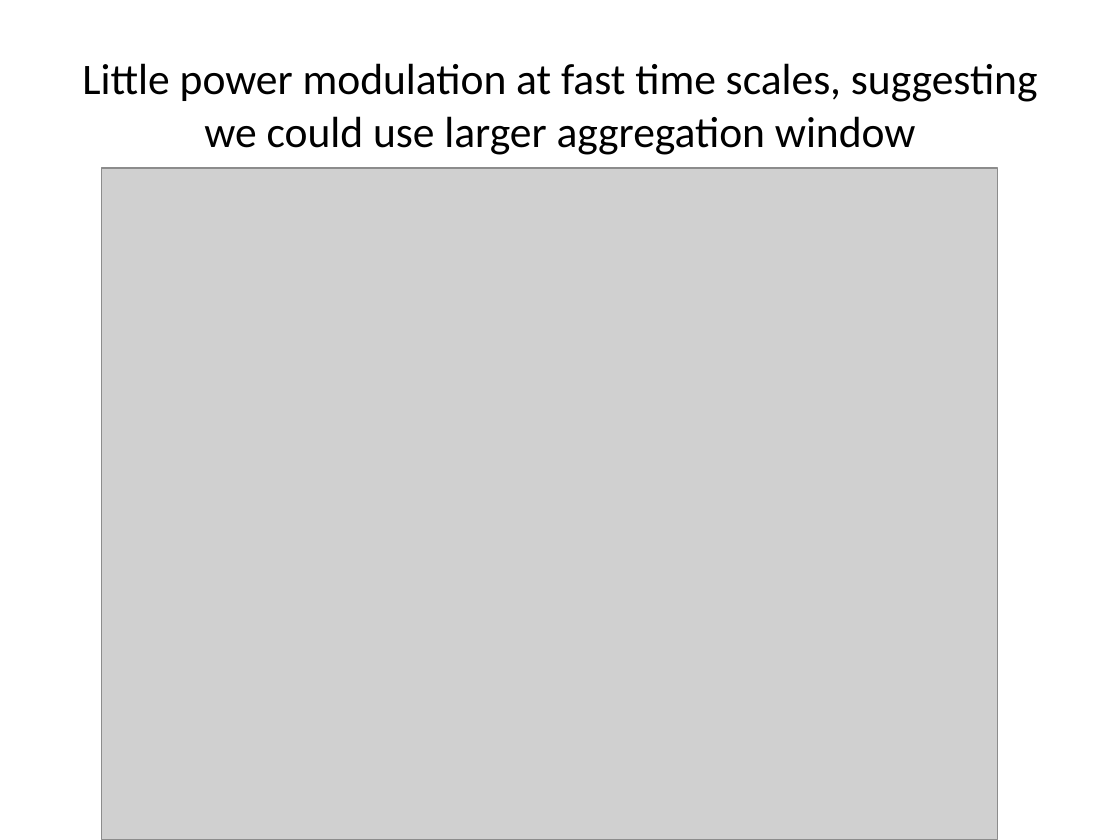
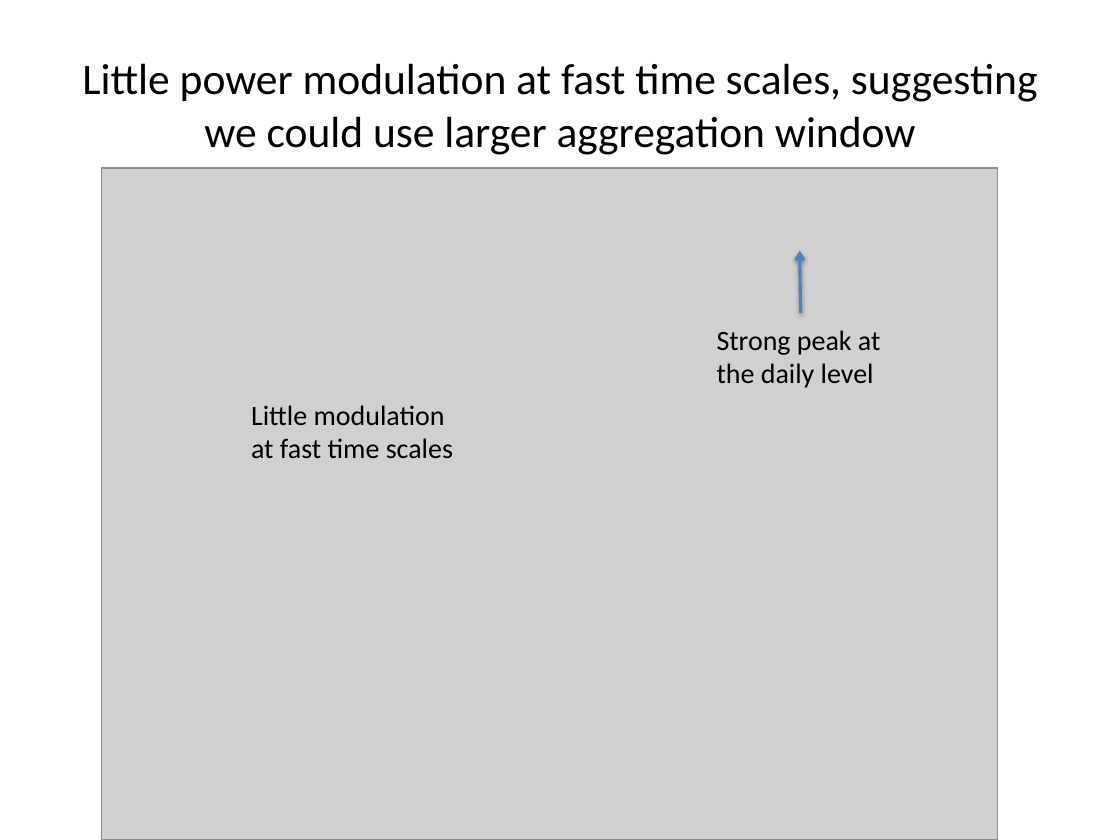
Before and after one commit to numenta/htmresearch-old, a slide deck: slide 6 of projects/wavelet_dataAggregation/DataAggregation.pptx (slide 7 before the commit). Drawn at 1120x840 pixels with LibreOffice and Linux fonts; fonts in the diff are those of the drawing; grey boxes stand for pictures. Boxes give left, top, right and bottom in pixels: in the first picture for what was removed or moved away, otherwise in the second. Text is boxed around its words. In the diff, an @@ line names an element or a change of style, - is before the commit and + after.

Commit message:
Update presentation for the data aggregation experiment

```diff
--- a/projects/wavelet_dataAggregation/DataAggregation.pptx
+++ b/projects/wavelet_dataAggregation/DataAggregation.pptx
@@ arrow added from (801, 312) to (800, 251), #4F81BD 2 pt @@
@@ text added at box(717, 330, 880, 388), 18 pt, text #000000 @@
+Strong peak at
+the daily level
@@ text added at box(251, 405, 453, 458), 18 pt, text #000000 @@
+Little modulation at fast time scales
```
Also in this commit, not shown: 6 other slides changed, 3 slides added, 3 slides removed, 5 other files.
